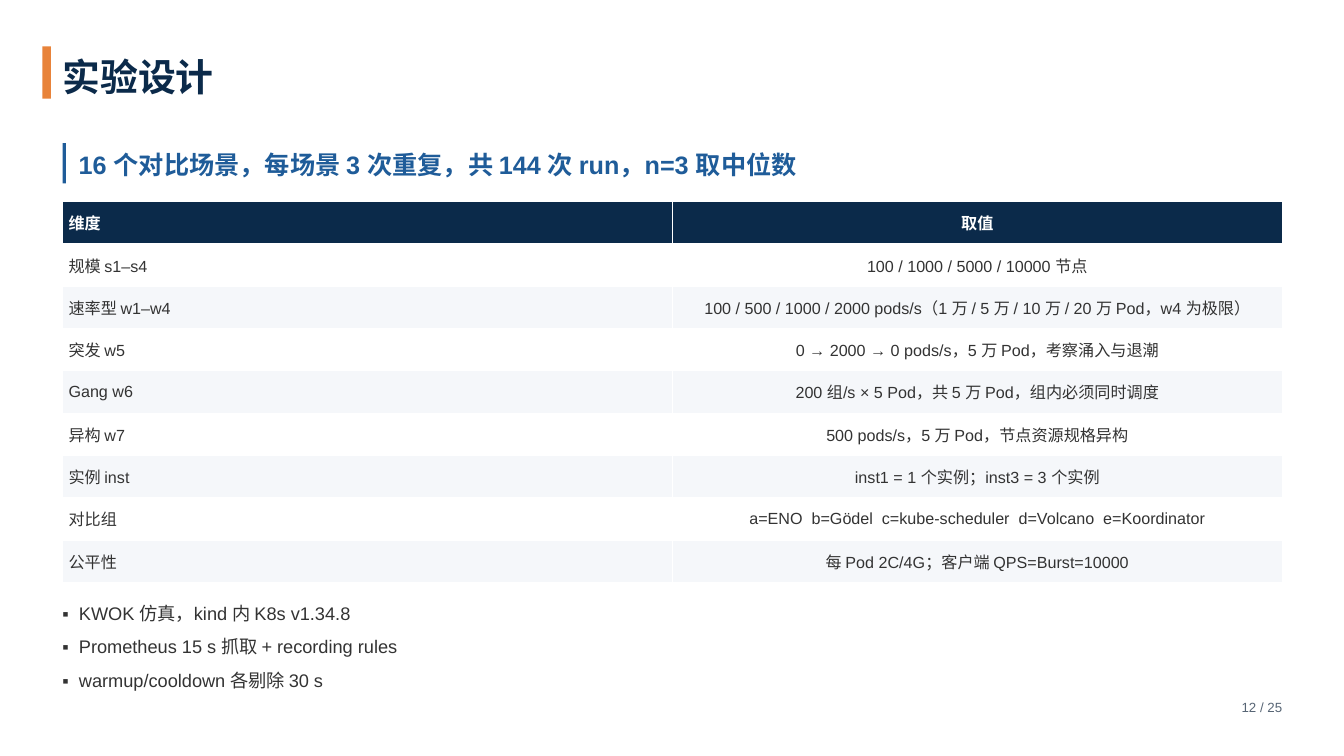
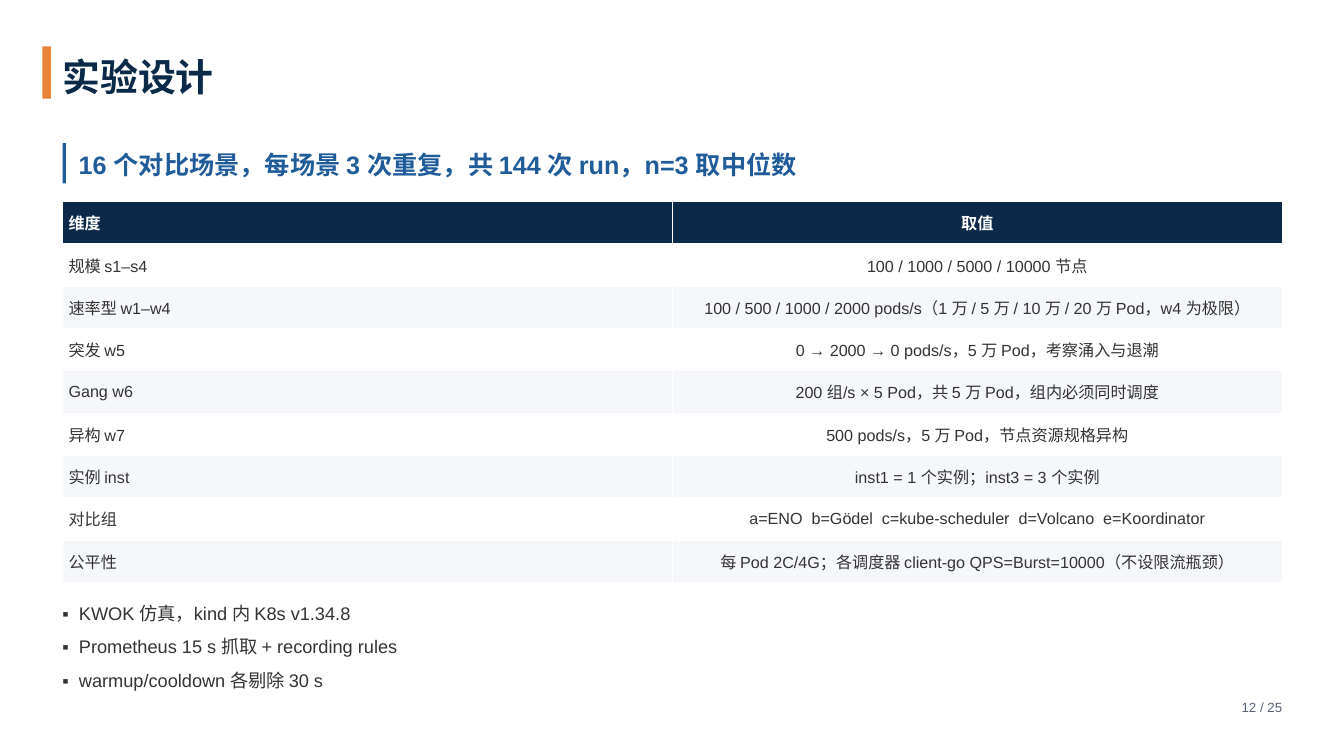
Before and after one commit to tengfei86/godel-scheduler, a slide deck: slide 12 of docs/thesis/defense/答辩PPT-基于etcd的分布式Kubernetes调度器.pptx. Drawn at 1344x756 pixels with LibreOffice and Linux fonts; fonts in the diff are those of the drawing. Boxes give left, top, right and bottom in pixels: in the first picture for what was removed or moved away, otherwise in the second. Text is boxed around its words. In the diff, an @@ line names an element or a change of style, - is before the commit and + after.

Commit message:
docs(thesis): 明确 QPS/Burst 是调度器 client-go 的客户端限速，不是负载速率
原表末行「客户端 QPS=Burst=10000」容易被误解为压测端发送速率。改为：
「每 Pod 2C/4G；各调度器 client-go QPS=Burst=10000（不设限流瓶颈）」。

讲稿同步：五个调度器各自的 client-go QPS 与 Burst 都放到 10000，
避免把客户端限流误读成调度能力差异。

讲稿 4 791 字 ≈ 20.0 分钟，第 6 章 55.7%。

```diff
--- a/docs/thesis/defense/答辩PPT-基于etcd的分布式Kubernetes调度器.pptx
+++ b/docs/thesis/defense/答辩PPT-基于etcd的分布式Kubernetes调度器.pptx
@@ table at [63,202,1282,583] @@
-row 9, column 2: 每 Pod 2C/4G；客户端 QPS=Burst=10000
+row 9, column 2: 每 Pod 2C/4G；各调度器 client-go QPS=Burst=10000（不设限流瓶颈）
```
Also in this commit, not shown: 3 other files.
